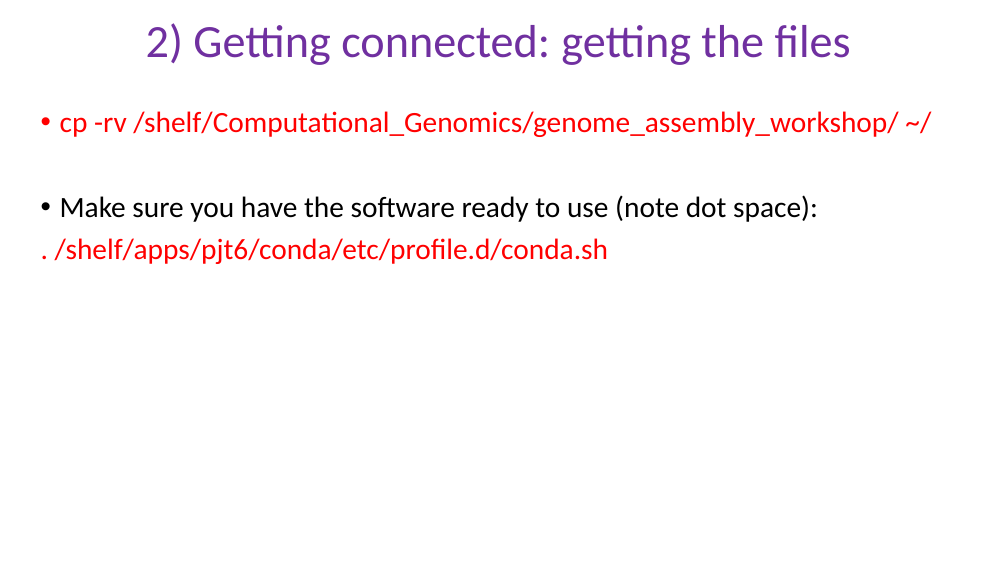
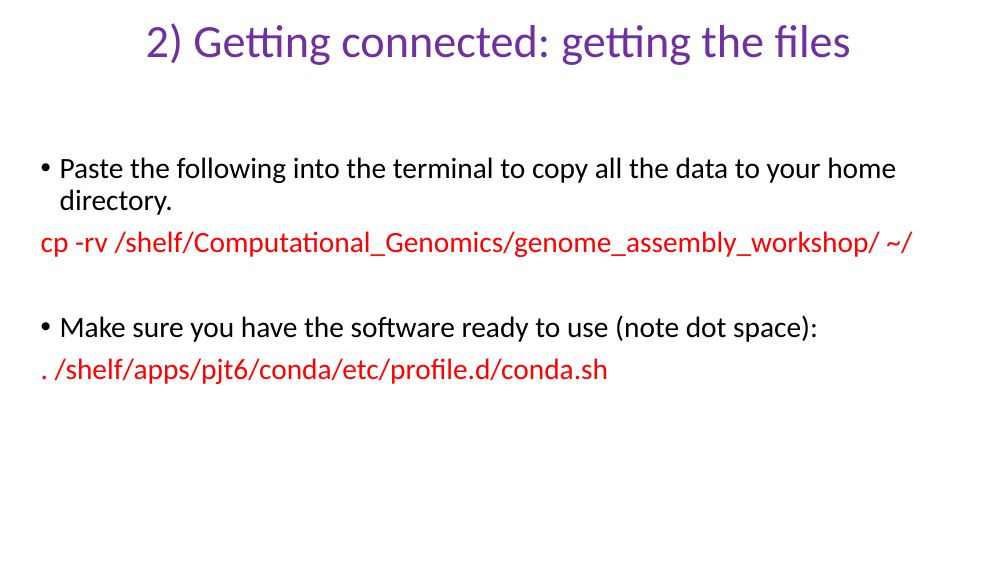
Before and after one commit to peterthorpe5/genome_assembly_workshop, a slide deck: slide 7 of Getting_started.pptx (slide 6 before the commit). Drawn at 1008x567 pixels with LibreOffice and Linux fonts; fonts in the diff are those of the drawing. Boxes give left, top, right and bottom in pixels: in the first picture for what was removed or moved away, otherwise in the second. Text is boxed around its words. In the diff, an @@ line names an element or a change of style, - is before the commit and + after.

```diff
--- a/Getting_started.pptx
+++ b/Getting_started.pptx
@@ text at (x1=60, y1=157, x2=896, y2=215): paragraph added @@
+• Paste the following into the terminal to copy all the data to your home directory.
@@ text at (x1=41, y1=231, x2=880, y2=257): bullet • to none @@
```
Also in this commit, not shown: 1 slide added.
